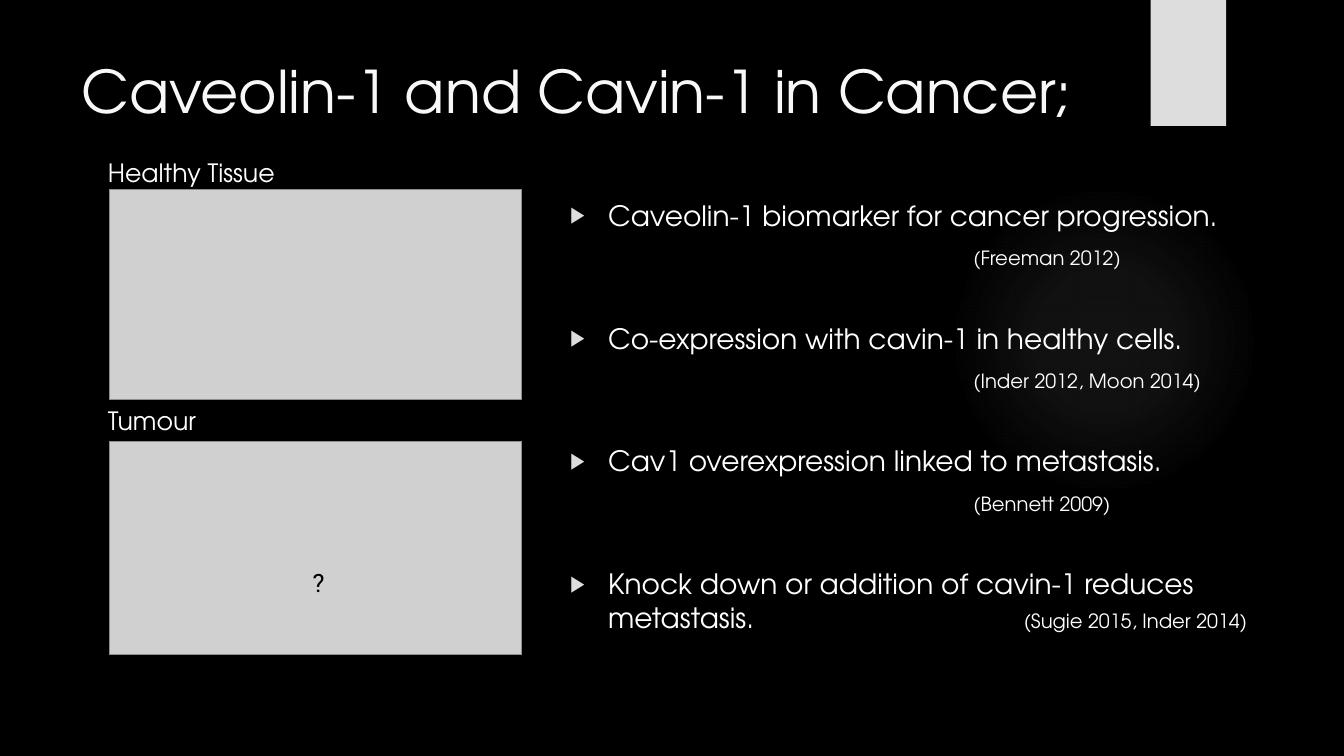
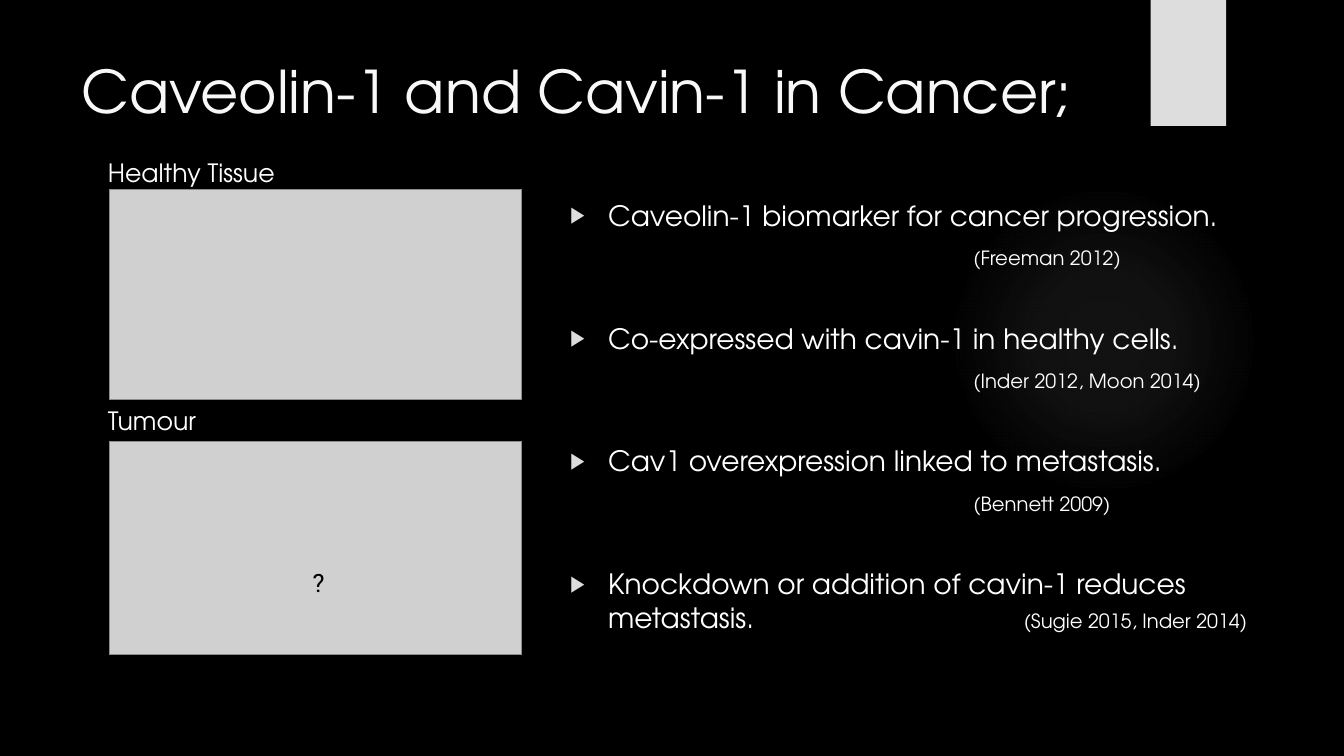
Before and after one commit to HarleyRobinson/Honours2, a slide deck: slide 3 of CollCompBiol.pptx. Drawn at 1344x756 pixels with LibreOffice and Linux fonts; fonts in the diff are those of the drawing; grey boxes stand for pictures; background and template pictures are left out. Boxes give left, top, right and bottom in pixels: in the first picture for what was removed or moved away, otherwise in the second. Text is boxed around its words. In the diff, an @@ line names an element or a change of style, - is before the commit and + after.

```diff
--- a/CollCompBiol.pptx
+++ b/CollCompBiol.pptx
@@ text at (608, 328, 1178, 355): text changed @@
-▶ Co-expression with cavin-1 in healthy cells.
+▶ Co-expressed with cavin-1 in healthy cells.
@@ text at (608, 573, 1247, 633): spaces changed @@
-▶ Knock down or addition of cavin-1 reduces metastasis. (Sugie 2015, Inder 2014)
+▶ Knockdown or addition of cavin-1 reduces metastasis. (Sugie 2015, Inder 2014)
```
Also in this commit, not shown: 9 other slides changed.
